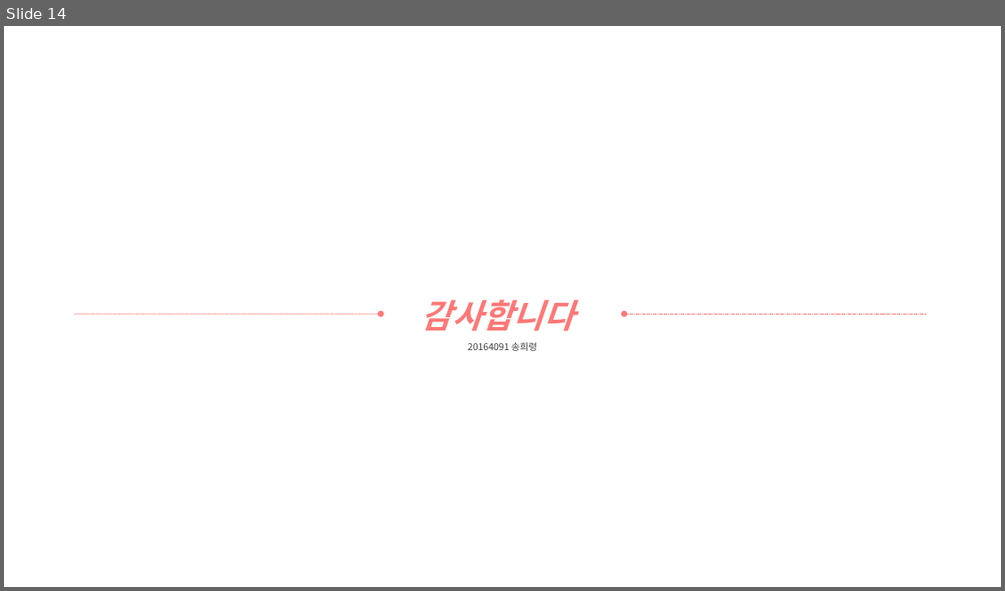
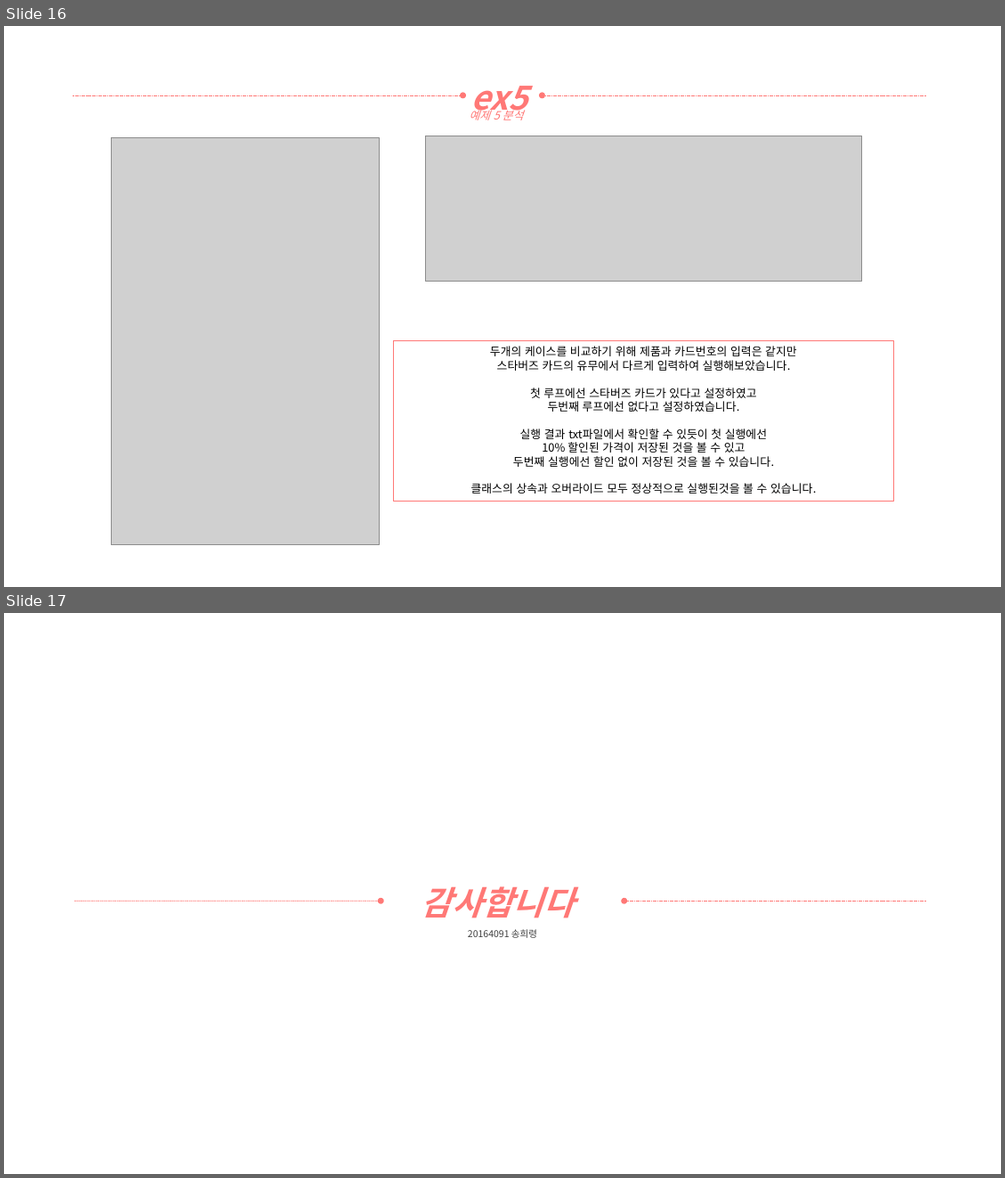
Before and after one commit to yooatom2200/Programing_Base_2, a slide deck: 1장/20164091-송희령-7주차 과제1.pptx. Shown one above the other, each under a label of ours: slide 14 before the commit, slides 16 and 17 after it. The pictures are 1005x591 and 1005x1178 pixels, drawn with LibreOffice and Linux fonts; fonts in the diff are those of the drawing; grey boxes stand for pictures. Boxes give left, top, right and bottom in pixels: in the first picture for what was removed or moved away, otherwise in the second. Text is boxed around its words. In the diff, an @@ line names an element or a change of style, - is before the commit and + after.

Commit message:
파일명변경, 5번실습까지 완료

```diff
--- a/1장/20164091-송희령-7주차 과제1.pptx
+++ b/1장/20164091-송희령-7주차 과제1.pptx
@@ slide 16 added at bbox=[4, 26, 1001, 587], background #FFFFFF @@
@@ arrow added from (73, 95) to (463, 95), #FF7876 0.5 pt dashed @@
@@ text added at bbox=[470, 86, 527, 119], 32 pt, text #FF7876, bold, italic @@
+ex5
@@ arrow added from (926, 95) to (542, 95), #FF7876 0.5 pt dashed @@
@@ text added at bbox=[469, 108, 524, 120], 11 pt, text #FF7876, italic @@
+예제 5 분석
@@ picture added at bbox=[111, 137, 379, 544] @@
@@ picture added at bbox=[426, 136, 862, 281] @@
@@ rectangle added at bbox=[394, 341, 895, 501], outline #FF7876 1 pt, 11 pt, text #000000 @@
+두개의 케이스를 비교하기 위해 제품과 카드번호의 입력은 같지만
+스타버즈 카드의 유무에서 다르게 입력하여 실행해보았습니다.
+첫 루프에선 스타버즈 카드가 있다고 설정하였고
+두번째 루프에선 없다고 설정하였습니다.
+실행 결과 txt파일에서 확인할 수 있듯이 첫 실행에선
+10% 할인된 가격이 저장된 것을 볼 수 있고
+두번째 실행에선 할인 없이 저장된 것을 볼 수 있습니다.
+클래스의 상속과 오버라이드 모두 정상적으로 실행된것을 볼 수 있습니다.
@@ what was slide 14 is now slide 17 @@
```
Also in this commit, not shown: 2 other slides added, 3 other files.
